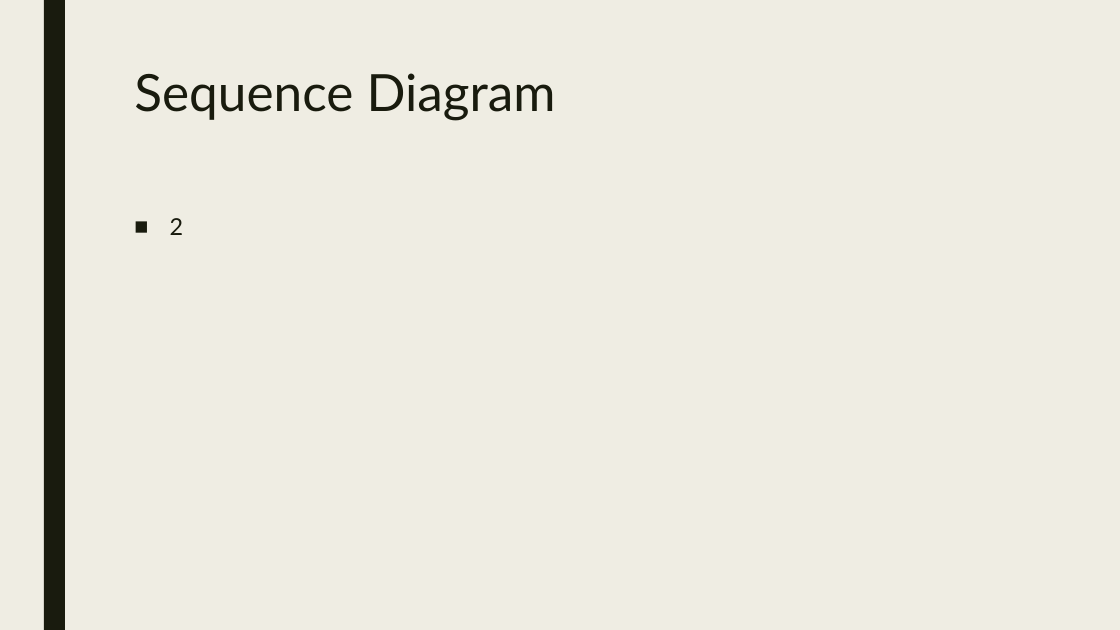
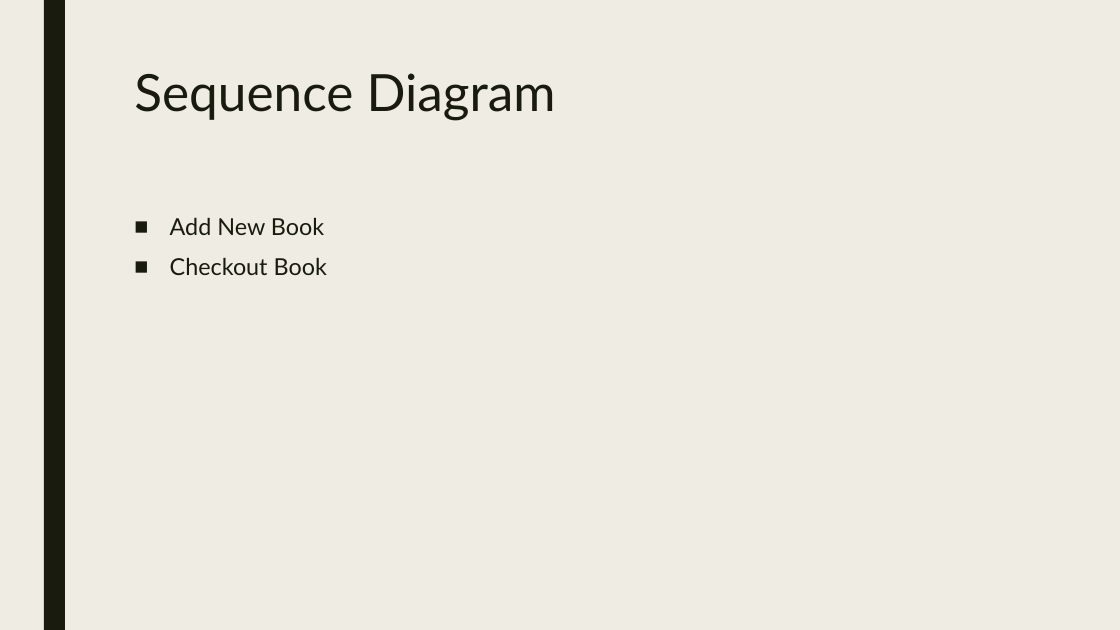
Before and after one commit to LuuHoa/MPP_Project, a slide deck: slide 4 of docs/G1_Presentation.pptx (slide 5 before the commit). Drawn at 1120x630 pixels with LibreOffice and Linux fonts; fonts in the diff are those of the drawing. Boxes give left, top, right and bottom in pixels: in the first picture for what was removed or moved away, otherwise in the second. Text is boxed around its words. In the diff, an @@ line names an element or a change of style, - is before the commit and + after.

```diff
--- a/docs/G1_Presentation.pptx
+++ b/docs/G1_Presentation.pptx
@@ text at [170,217,327,275]: text changed @@
-■ 2
+■ Add New Book
+■ Checkout Book
```
Also in this commit, not shown: 3 other slides changed, 2 slides added, 2 slides removed.
